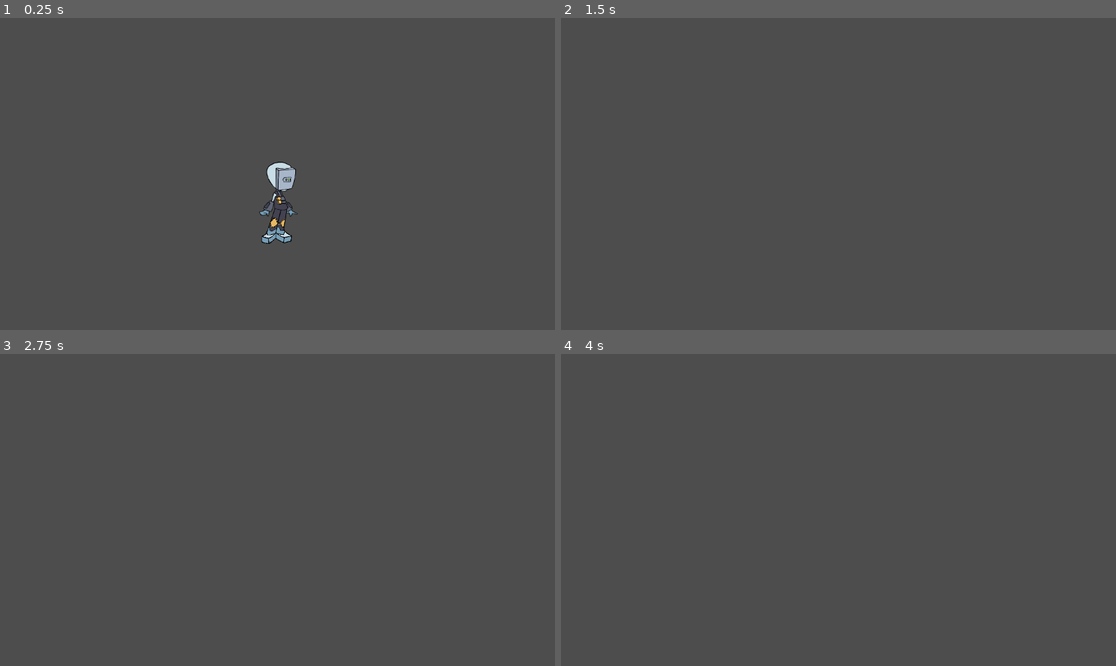
Above: before the commit, frames 1-4 (two rows, left to right).
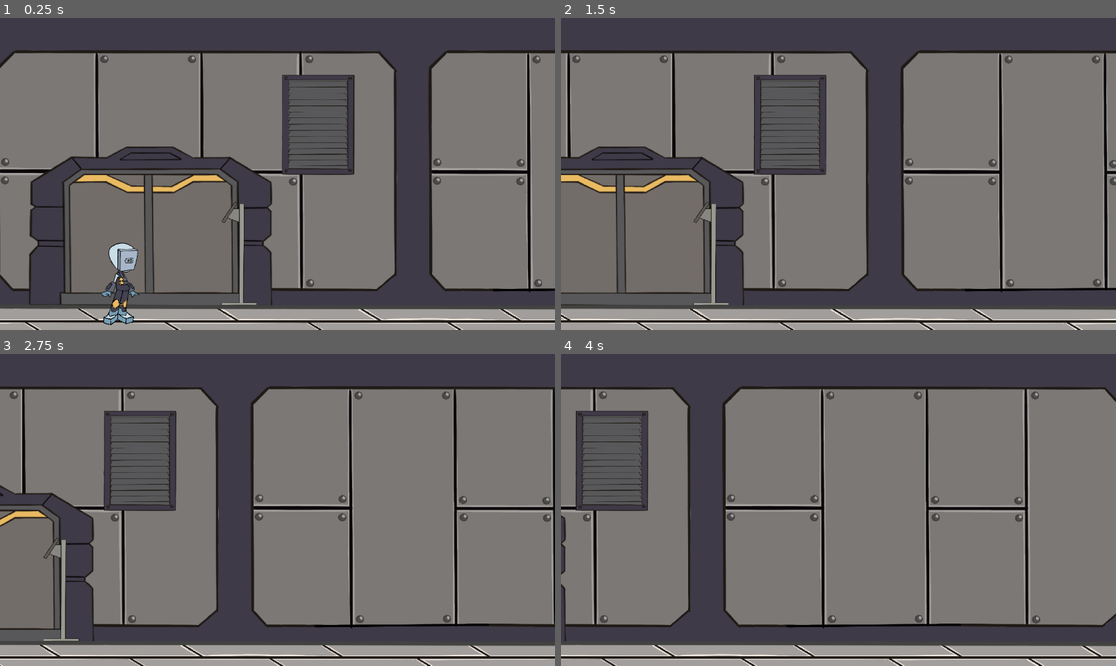
Above: after the commit, the same moments.

Repository: TheDelta220/runner-game
Game: Godot game, scene res://scenes/game.tscn
Same seed, same stepped clock (60 frames per second), same inputs: the game is played once before the commit and once after it.
Inputs:
- Up to frame 1 (0.25 s): no input
- Up to frame 2 (1.5 s): tap Enter (ui_accept) at 0.5, 0.77 s; hold Right (ui_right) from 0.53 s (still down)
- Up to frame 3 (2.75 s): tap Enter (ui_accept) at 1.52 s; release Right (ui_right) at 2.03 s; hold Left (ui_left) from 2.03 s (still down)
- Up to frame 4 (4 s): release Left (ui_left) at 2.78 s; hold Right (ui_right) from 2.78 s (still down); tap Enter (ui_accept) at 3.02, 3.77 s

The runs differ from the first frame. In frame 1, 68% of the frame differs, in the area x 0-100%, y 10-100%; in frame 2, 71%; in frame 3, 72%; in frame 4, 74%.

Commit message:
version 1.5
background implemented

Diff:
--- /dev/null
+++ b/scenes/background.tscn
@@ -0,0 +1,16 @@
+[gd_scene load_steps=2 format=3 uid="uid://clddibwanvslj"]
+
+[ext_resource type="Texture2D" uid="uid://ct0328ytvmirj" path="res://assets/Background/IMG_6056.png" id="1_bkp1e"]
+
+[node name="Background" type="Node2D"]
+
+[node name="Parallax2D" type="Parallax2D" parent="."]
+repeat_size = Vector2(3513.46, 0)
+autoscroll = Vector2(-145, 0)
+repeat_times = 2
+ignore_camera_scroll = true
+
+[node name="Sprite2D" type="Sprite2D" parent="Parallax2D"]
+position = Vector2(1760.38, 326.92)
+scale = Vector2(0.67031, 0.666832)
+texture = ExtResource("1_bkp1e")
--- a/scenes/game.tscn
+++ b/scenes/game.tscn
@@ -1,21 +1,27 @@
-[gd_scene load_steps=3 format=3 uid="uid://cyk7uddthwoxf"]
+[gd_scene load_steps=4 format=3 uid="uid://cyk7uddthwoxf"]
 
 [ext_resource type="PackedScene" uid="uid://w74frchaorgq" path="res://scenes/player.tscn" id="1_uwrxv"]
+[ext_resource type="PackedScene" uid="uid://clddibwanvslj" path="res://scenes/background.tscn" id="2_yqjtg"]
 
 [sub_resource type="WorldBoundaryShape2D" id="WorldBoundaryShape2D_uwrxv"]
 distance = -37.0
 
 [node name="Game" type="Node2D"]
 
-[node name="player" parent="." instance=ExtResource("1_uwrxv")]
-position = Vector2(113, 120)
-
 [node name="Camera2D" type="Camera2D" parent="."]
 position = Vector2(112, 91)
 zoom = Vector2(4, 4)
 
+[node name="Background" parent="Camera2D" instance=ExtResource("2_yqjtg")]
+z_index = -1
+position = Vector2(-145, -83)
+scale = Vector2(0.255, 0.255)
+
+[node name="player" parent="Camera2D" instance=ExtResource("1_uwrxv")]
+position = Vector2(-81, 76)
+
 [node name="StaticBody2D" type="StaticBody2D" parent="."]
-position = Vector2(112, 91)
+position = Vector2(88, 133)
 
 [node name="CollisionShape2D" type="CollisionShape2D" parent="StaticBody2D"]
 shape = SubResource("WorldBoundaryShape2D_uwrxv")
